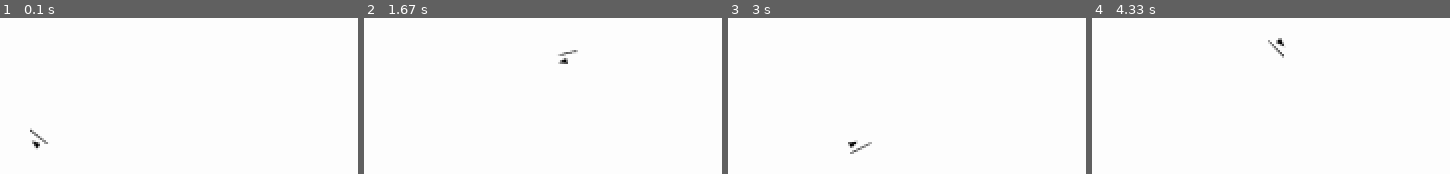
Above: before the commit, frames 1-4 (left to right).
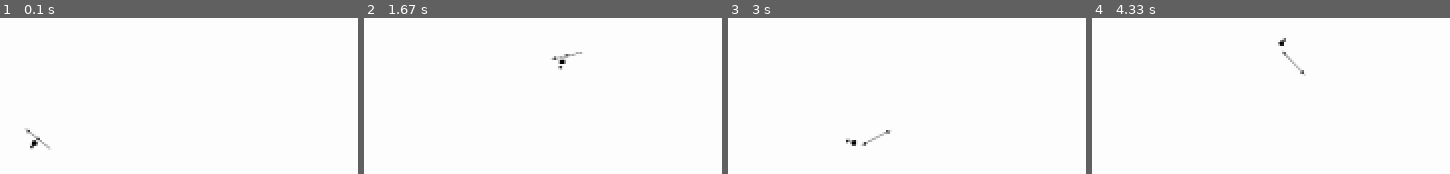
Above: after the commit, the same moments.

Repository: LeBoku/tds
Game: pygame game, started from tds/tds/tds.py
Two runs of this game, one before a commit and one after it. Both use one fixed random seed, a clock stepped at 60 frames per second and the inputs below.
Inputs (mouse positions are in pixels of both pictures, inside the frame that each line leads up to):
- Up to frame 1 (0.1 s): no input
- Up to frame 2 (1.67 s): click (outside the picture) at 0.38 s; hold D 0.67-1.13 s; click (outside the picture) at 0.75 s; hold W 1.17-1.47 s; click (outside the picture) at 1.25 s; hold D from 1.5 s (still down); click (outside the picture) at 1.58 s
- Up to frame 3 (3 s): release D at 1.97 s; hold A 2-2.53 s; click (outside the picture) at 2.08 s; hold S 2.57-2.87 s; click (outside the picture) at 2.65 s; hold A from 2.9 s (still down); click (outside the picture) at 2.98 s
- Up to frame 4 (4.33 s): release A at 3.3 s; hold W 3.33-3.7 s; click (outside the picture) at 3.42 s; hold D from 3.73 s (still down); click (outside the picture) at 3.82 s

The runs differ from the first frame. In frame 1, 0.4% of the frame differs, in the area x 7-14%, y 70-85%; in frame 2, 0.3%; in frame 3, 0.4%, in the area x 32-46%, y 71-88%; in frame 4, 0.4%.

Commit message:
improved spear forward attack

Diff:
--- a/tds/tds/map/mapController.py
+++ b/tds/tds/map/mapController.py
@@ -7,7 +7,8 @@
 from mapEntity.player.playerController import PlayerController
 
 from mapEntity.subEntity.subEntity import SubEntity
-from store.images import weapons
+from store.images import weapons, character
+
 from store import moveSets
 import store.moveSets.spear
 
@@ -33,12 +34,26 @@
 
 	def setUpEntities(self):
 		self.player = self.addEntity(PlayerController(self))
-		self.player.coord =  Vector2(500, 400)
+		self.player.coord = Vector2(500, 400)
 
-		spear = SubEntity(self)
-		spear.setBaseImage(weapons.spear())
 		self.player.moveSetController.registerMove("attack_forward", moveSets.spear.forwardAttack())
-		self.player.addSubEntity("weapon", spear)
+
+		self.createSubEntity("leftHand", character.hand(), Vector2(-5, 0))
+		rightHand = self.createSubEntity("rightHand", character.hand(), Vector2(6, 0))
+
+		self.createSubEntity("weapon", weapons.spear(), Vector2(0, 0), rightHand)
+
+	def createSubEntity(self, name, image, offset, parent=None):
+		if (parent is None):
+			parent = self.player
+
+		e = SubEntity(self)
+		e.offsetVector = offset
+		e.setBaseImage(image)
+
+		parent.addSubEntity(name, e)
+
+		return e
 
 	def display(self):
 		display = self.displayHandler.display()
@@ -46,7 +61,7 @@
 		for entity in self.entities:
 			entityDisplay = entity.display()
 			entityRect = entityDisplay.get_rect()
-			entityRect.center = entity.coord;
+			entityRect.center = entity.coord
 
 			display.blit(entityDisplay, entityRect.topleft)
 
--- a/tds/tds/mapEntity/character/moveSetController.py
+++ b/tds/tds/mapEntity/character/moveSetController.py
@@ -15,7 +15,9 @@
 
 		for key, move in self.moves.items():
 			if move.isActive:
-				offset = move.getOffsetForEntity(entity)
+				moveOffset = move.getOffsetForEntity(entity)
+				if moveOffset is not None:
+					offset = moveOffset
 
 		return offset
 
--- a/tds/tds/mapEntity/subEntity/subEntity.py
+++ b/tds/tds/mapEntity/subEntity/subEntity.py
@@ -12,8 +12,20 @@
 		super().__init__(map)
 		self.parent = None
 		self.name = None
-		self.offsetVector = Vector2(10, 0)
+		self.offsetVector = Vector2(0, 0)
 		self.offsetAngle = 0
+		self._moveSetController = None
+
+	@property
+	def moveSetController(self):
+		if self._moveSetController is None:
+			return self.parent.moveSetController
+		else:
+			return self._moveSetController
+
+	@moveSetController.setter
+	def moveSetController(self, controller):
+		self._moveSetController = controller
 
 	def alignToParent(self):
 		offset = self.parent.moveSetController.getOffsetForEntity(self.name)
--- a/tds/tds/store/images/character.py
+++ b/tds/tds/store/images/character.py
@@ -4,7 +4,15 @@
 from store.images import util
 
 def player():
-	charImage = util.createAlphaSurface((10, 10))
-	pygame.gfxdraw.filled_polygon(charImage, [(5,1), (8,10), (2,10)], (0,0,0))
+	img = util.createAlphaSurface((5, 5))
+	img.fill((0,0,0))
+	#pygame.gfxdraw.filled_polygon(charImage, [(5,1), (8,10), (2,10)], (0,0,0))
 
-	return charImage
+
+	return img
+
+def hand():
+	img = util.createAlphaSurface((2, 2))
+	img.fill((0,0,0))
+
+	return img
--- a/tds/tds/store/images/weapons.py
+++ b/tds/tds/store/images/weapons.py
@@ -6,9 +6,11 @@
 
 def spear():
 	color = (0,0,0)
-	spearHeight = 25
+	spearHeight = 35
 	spearWidth = 1
+
 	spearImage = util.createAlphaSurface((3, spearHeight))
-	pygame.draw.rect(spearImage, color, pygame.Rect((0,0), (spearWidth, spearHeight)))
+	pygame.draw.rect(spearImage, color, pygame.Rect((1,0), (spearWidth, spearHeight)))
+	pygame.draw.rect(spearImage, color, pygame.Rect((0,3), (5, 2)))
 
 	return spearImage
--- a/tds/tds/store/moveSets/entity.py
+++ b/tds/tds/store/moveSets/entity.py
@@ -3,7 +3,7 @@
 from .offset import Offset
 
 class Entity:
-	def __init__(self, startVector):
+	def __init__(self, startVector=Vector2(0,0)):
 		self.frames = [Offset(Vector2(startVector))]
 		self.defaultOffset = Offset()
 
@@ -16,6 +16,9 @@
 	def repeatFrame(self, count=1):
 		for i in range(count):
 			self.frames.append(self.frames[-1].copy())
+
+	def backToDefault(self, frameCount):
+		self.animateTo(self.defaultOffset.vector, frameCount)
 
 	def animateTo(self, toVector, frameCount=1):
 		toFrame = Offset(Vector2(toVector))
--- a/tds/tds/store/moveSets/move.py
+++ b/tds/tds/store/moveSets/move.py
@@ -17,8 +17,13 @@
 
 	def moveOn(self):
 		if self.isActive:
-			self.activeFrameNr += 1
+			if(self.activeFrameNr < self.moveLength):
+				self.activeFrameNr += 1
+			else:
+				self.activeFrameNr = None
+
 
 	def getOffsetForEntity(self, entity):
 		if self.isActive:
-			return self.entities[entity].getOffsetForFrame(self.activeFrameNr)
+			if(entity in self.entities):
+				return self.entities[entity].getOffsetForFrame(self.activeFrameNr)
--- a/tds/tds/store/moveSets/spear.py
+++ b/tds/tds/store/moveSets/spear.py
@@ -2,12 +2,29 @@
 from .move import Move
 
 def forwardAttack():
-	weapon = Entity((0, 0))
-	weapon.animateTo((0, 10), 5)
-	weapon.repeatFrame(5)
-	weapon.animateTo((0, -20), 5)
-	weapon.animateTo((0, 0), 5)
+	rightHand = Entity()
+	rightHand.animateTo((0, 10), 5)
+	rightHand.repeatFrame(5)
+	rightHand.animateTo((0, -10), 5)
+	rightHand.repeatFrame(15)
+	rightHand.backToDefault(5)
 
-	move = Move(weapon=weapon)
+	leftHand = Entity()
+	leftHand.animateTo((0, -10), 10)
+	leftHand.animateTo((0, 5), 5)
+	leftHand.repeatFrame(10)
+	leftHand.backToDefault(5)
+
+	weapon = Entity()
+	weapon.repeatFrame(10)
+	weapon.animateTo((0,-15), 5)
+	weapon.repeatFrame(15)
+	weapon.backToDefault(5)
+
+	move = Move(
+		rightHand=rightHand,
+		leftHand=leftHand,
+		weapon=weapon
+	)
 
 	return move
